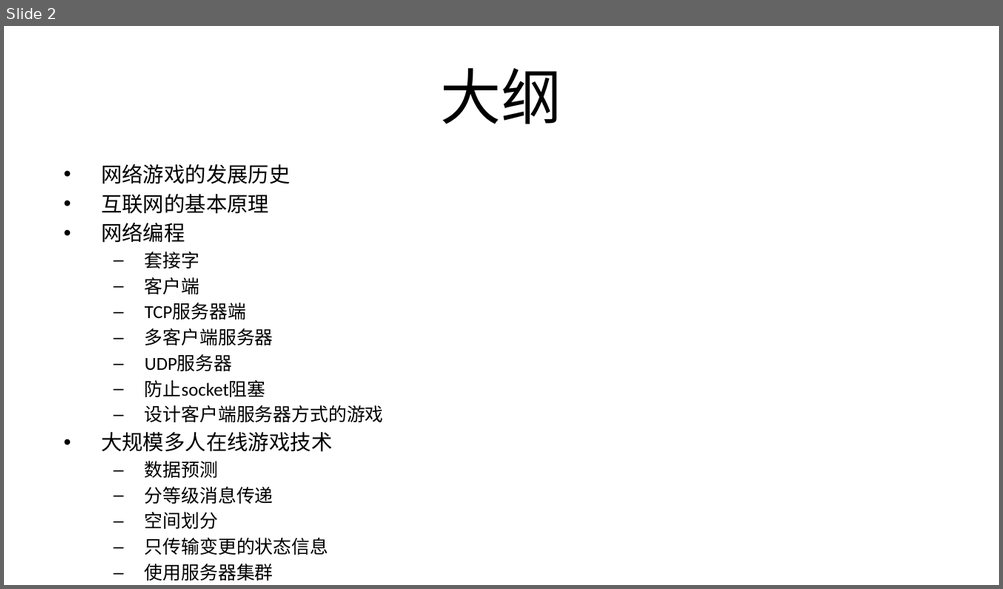
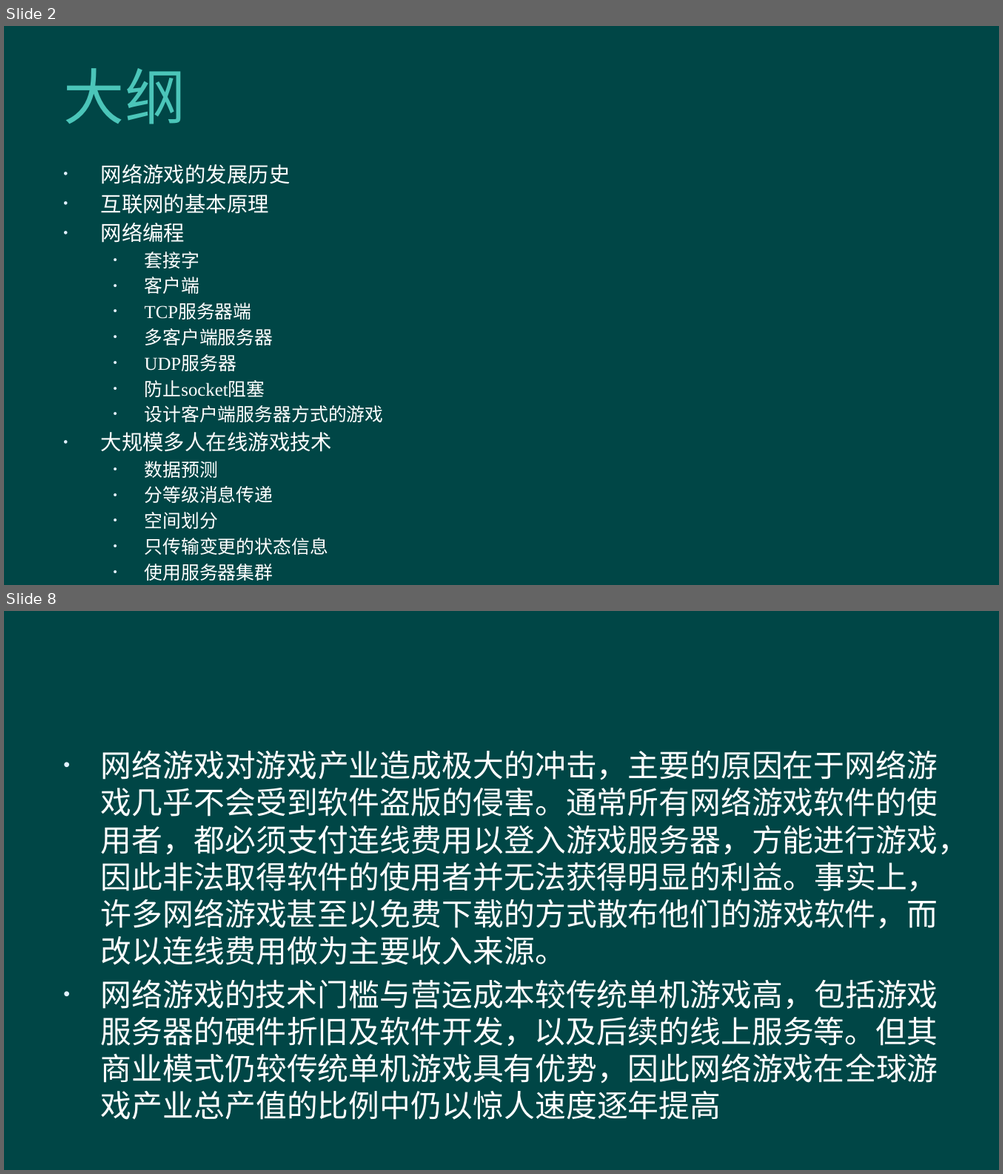
Before and after one commit to hanhonglei/Course_GameEngine, a slide deck: Slides/Principle/15 联网技术/15 联网技术.pptx. Shown one above the other, each under a label of ours: slide 2 before the commit, slides 2 and 8 after it; the slides between them are not shown. The pictures are 1003x589 and 1003x1174 pixels, drawn with LibreOffice and Linux fonts; fonts in the diff are those of the drawing; background and template pictures are left out. Boxes give left, top, right and bottom in pixels: in the first picture for what was removed or moved away, otherwise in the second. Text is boxed around its words. In the diff, an @@ line names an element or a change of style, - is before the commit and + after.

```diff
--- a/Slides/Principle/15 联网技术/15 联网技术.pptx
+++ b/Slides/Principle/15 联网技术/15 联网技术.pptx
@@ slide 8 added at [4,611,999,1170], background #004646 @@
@@ text added at [101,750,968,1120], 22.4 pt, text #FFFFFF @@
+• 网络游戏对游戏产业造成极大的冲击，主要的原因在于网络游戏几乎不会受到软件盗版的侵害。通常所有网络游戏软件的使用者，都必须支付连线费用以登入游戏服务器，方能进行游戏，因此非法取得软件的使用者并无法获得明显的利益。事实上，许多网络游戏甚至以免费下载的方式散布他们的游戏软件，而改以连线费用做为主要收入来源。
+• 网络游戏的技术门槛与营运成本较传统单机游戏高，包括游戏服务器的硬件折旧及软件开发，以及后续的线上服务等。但其商业模式仍较传统单机游戏具有优势，因此网络游戏在全球游戏产业总产值的比例中仍以惊人速度逐年提高
@@ slide 2 changed as well @@
@@ background #FFFFFF to #004646 @@
@@ title "大纲" at [63,68,185,124]: text colour #000000 to #4BC5B9, letter spacing 0 to 0.5 pt; alignment centre to left @@
@@ text "网络游戏的发展历史" at [101,164,384,581]: font Calibri to Times New Roman, text colour #000000 to #FFFFFF; bullet – to • @@
```
Also in this commit, not shown: 1 other slide changed, 90 other slides added, 6 other files.
